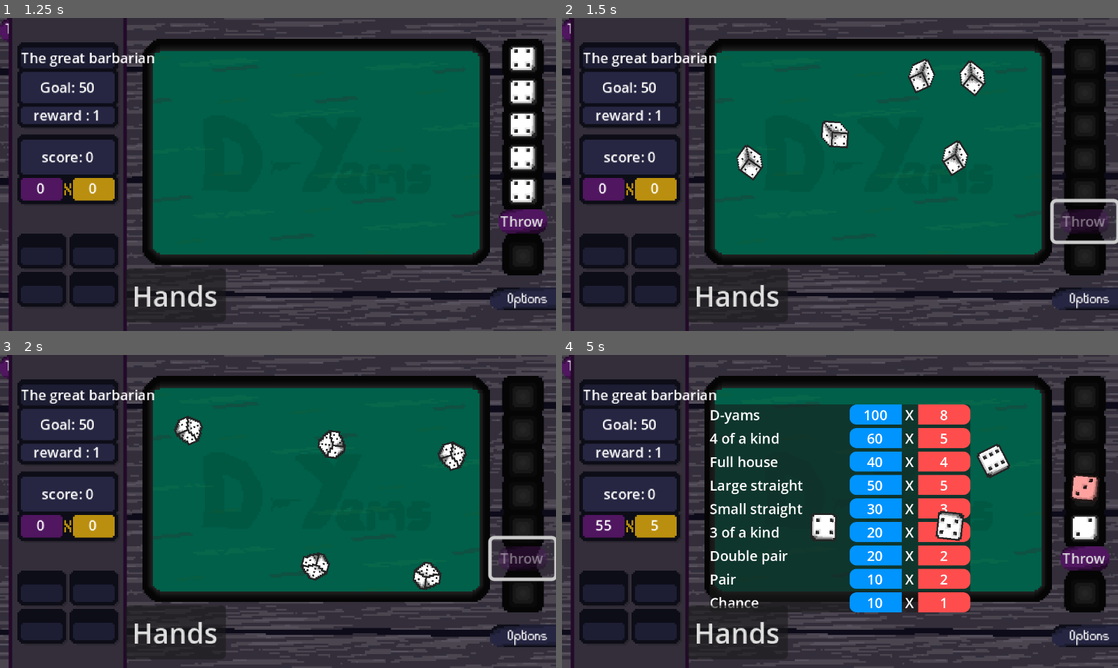
Above: before the commit, frames 1-4 (two rows, left to right).
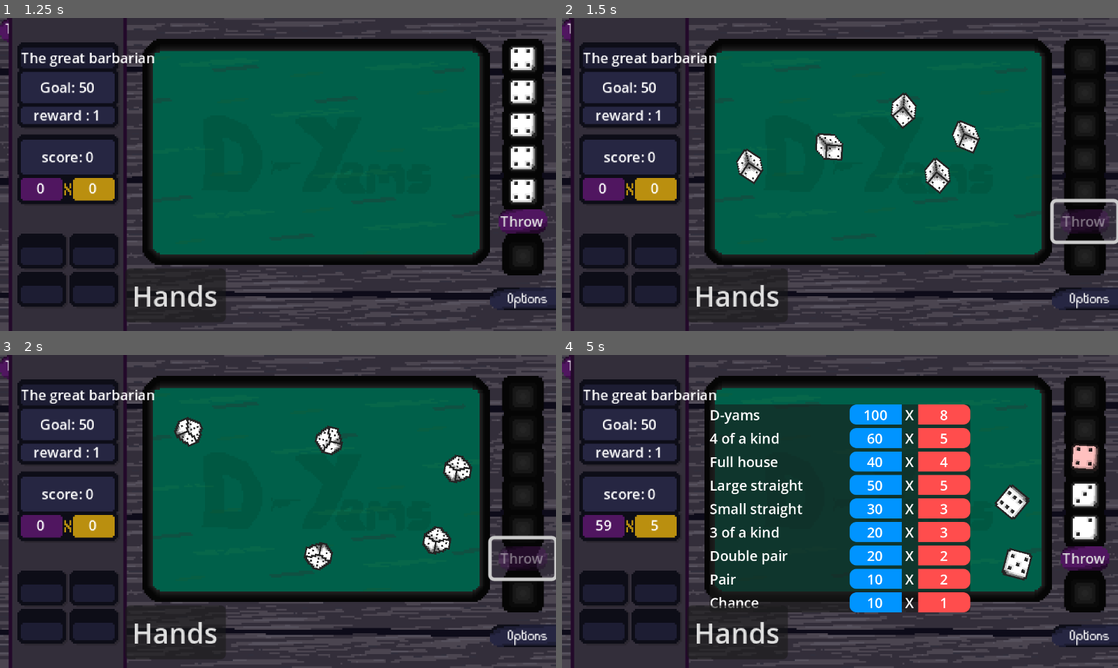
Above: after the commit, the same moments.

Repository: geoffrey66280/D-yams
Game: Godot game, scene res://scenes/EcranTitre.tscn
Same seed, same stepped clock (60 frames per second), same inputs: the game is played once before the commit and once after it.
Inputs:
- Up to frame 1 (1.25 s): click "Play" at 0.5 s
- Up to frame 2 (1.5 s): click "Throw" at 1.25 s
- Up to frame 3 (2 s): no input
- Up to frame 4 (5 s): click "Throw" at 2 s; click "Hands" at 2.75 s; click "Score" at 3.5 s; click "Large S" at 4.25 s

Frame 1 is identical in both runs. In frame 2, 3.0% of the frame differs, in the area x 31-77%, y 12-57%; in frame 3, 2.2%; in frame 4, 2.8%.

Commit message:
fix: compute score

Diff:
--- a/scenes/dice.tscn
+++ b/scenes/dice.tscn
@@ -3,7 +3,7 @@
 [ext_resource type="Script" uid="uid://d0x6hme17ua2e" path="res://scripts/dice.gd" id="1_0e48y"]
 [ext_resource type="Texture2D" uid="uid://dsm4ponyom4yf" path="res://assets/sprites/de_sheet.png" id="2_mg5ex"]
 [ext_resource type="Texture2D" uid="uid://b50acvtq0eo05" path="res://assets/sprites/de_4.png" id="3_oi81l"]
-[ext_resource type="AudioStream" uid="uid://cd3ts8jfudq4p" path="res://resources/audio/score.mp3" id="4_o1ht6"]
+[ext_resource type="AudioStream" uid="uid://d1sdf0ltpuvqf" path="res://resources/audio/score3.mp3" id="4_o1ht6"]
 
 [sub_resource type="PhysicsMaterial" id="PhysicsMaterial_mg5ex"]
 bounce = 0.5
@@ -176,6 +176,7 @@
 
 [node name="ScoreSound" type="AudioStreamPlayer2D" parent="."]
 stream = ExtResource("4_o1ht6")
+volume_db = 5.571
 
 [connection signal="input_event" from="." to="." method="_on_input_event"]
 [connection signal="animation_finished" from="RollingDice" to="." method="_on_animated_sprite_2d_animation_finished"]
--- a/scripts/dice.gd
+++ b/scripts/dice.gd
@@ -83,7 +83,7 @@
 	$ScoreAnimation.play("score")
 	$ScoreSound.pitch_scale = pitch
 	$ScoreSound.play()
-	await get_tree().create_timer(0.5).timeout
+	await get_tree().create_timer(0.3).timeout
 
 func play_rolling_song():
 	pass
--- a/scripts/throwing_dices.gd
+++ b/scripts/throwing_dices.gd
@@ -3,7 +3,7 @@
 var dice_results: Array = []
 var dices_kept = [0,0,0,0,0]
 var throwing_count = 3
-var animation_score_pitch = 1
+var animation_score_pitch = 0.7
 
 signal score_ui(tokens)
 signal score_combination(combination_name)
@@ -103,6 +103,7 @@
 				var dice = get_child(index)
 				dice.sleeping = true
 				dice.global_transform.origin = Vector2(100 + index * 30,100)
+				await get_tree().create_timer(0.01).timeout
 				dice.launch()
 			index += 1
 		throwing_count -= 1
@@ -141,7 +142,15 @@
 
 func _on_popup_score_combination(combination_name: Variant) -> void:
 	var level_info_node = get_node("../../LevelInformation")
-	var scored = level_info_node.compute_score(dices_kept, combination_name)
+	var all_dices = []
+	var i = 0
+	for dice in dices_kept:
+		if dice == 0:
+			all_dices.append(dice_results[i])
+		else:
+			all_dices.append(dices_kept[i])
+		i += 1
+	var scored = level_info_node.compute_score(all_dices, combination_name)
 	_on_score_button_button_up()
 	$ScoreButton.hide()
 	emit_signal("score_combination", combination_name)
@@ -152,7 +161,7 @@
 			dice.animate_score(animation_score_pitch)
 			emit_signal("score_ui", dice.final_random_value)
 			await dice.animate_score(animation_score_pitch)
-	animation_score_pitch = 1
+	animation_score_pitch = 0.7
 	await level_info_node.update_ui(scored)
 	pass_level(scored)
 
Not shown, added: resources/audio/score2.mp3.import
Not shown, added: resources/audio/score3.mp3.import
Not shown, added: resources/audio/score2.mp3
Not shown, added: resources/audio/score3.mp3
